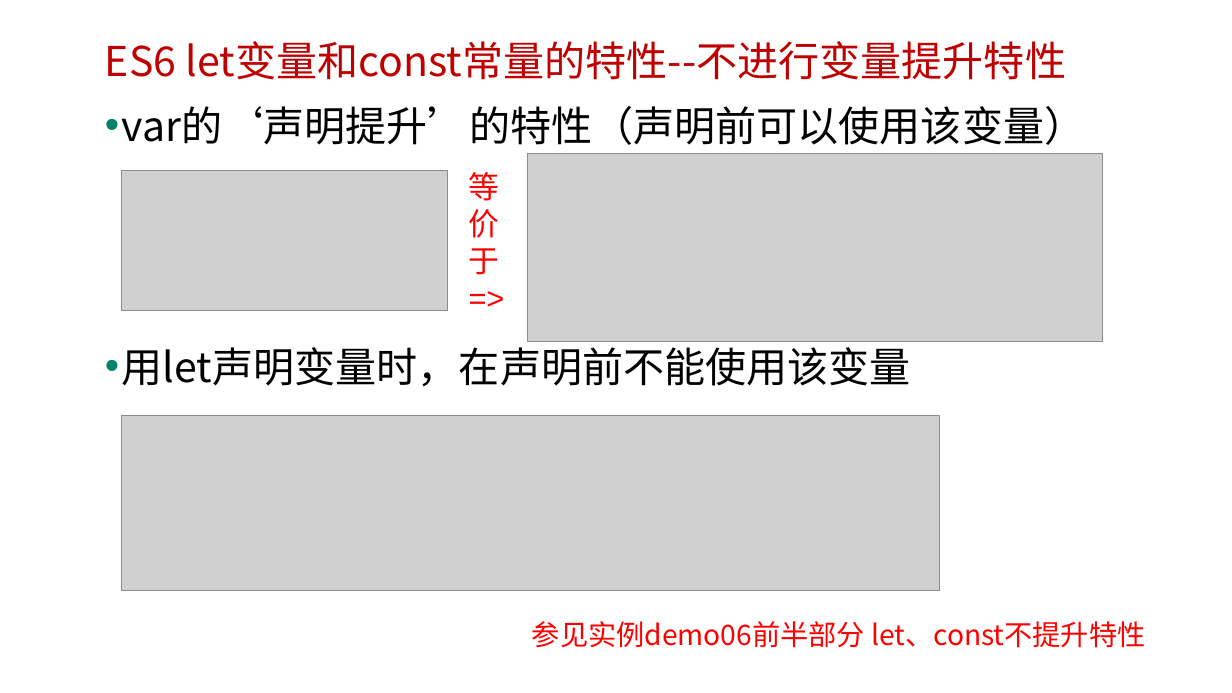
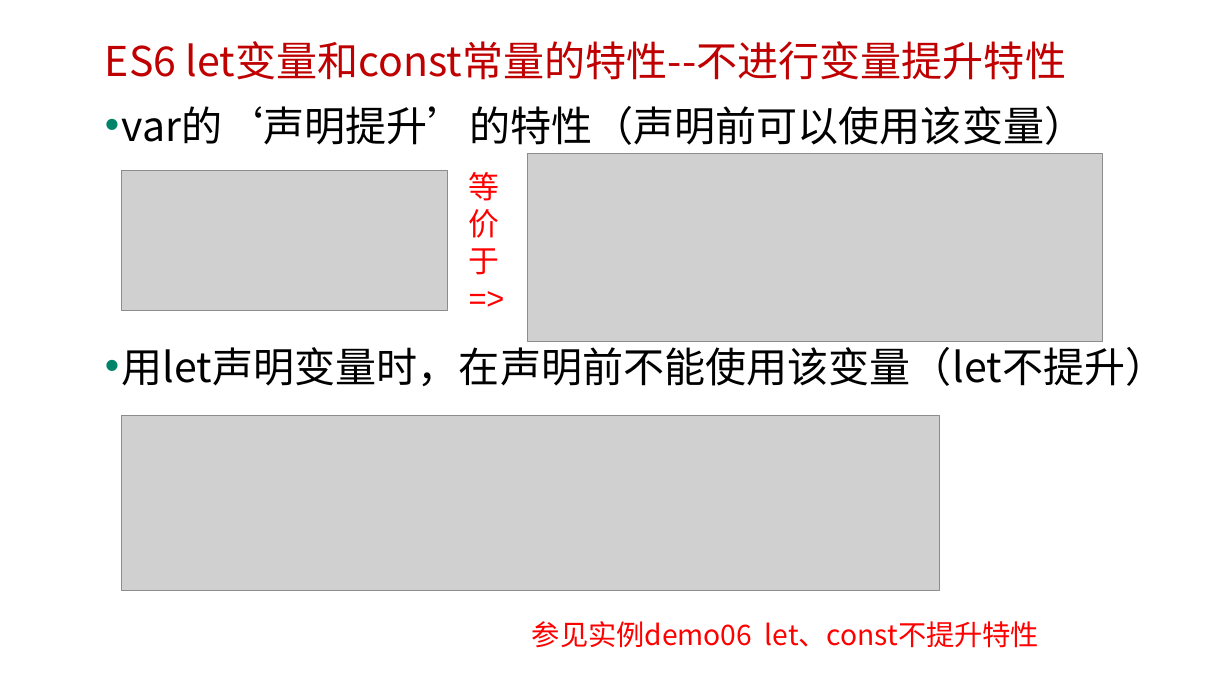
Before and after one commit to edu2act/course-javascript-advanced, a slide deck: slide 12 of 课程PPT/13.ECMAScript 6 一.pptx. Drawn at 1232x693 pixels with LibreOffice and Linux fonts; fonts in the diff are those of the drawing; grey boxes stand for pictures; background and template pictures are left out. Boxes give left, top, right and bottom in pixels: in the first picture for what was removed or moved away, otherwise in the second. Text is boxed around its words. In the diff, an @@ line names an element or a change of style, - is before the commit and + after.

```diff
--- a/课程PPT/13.ECMAScript 6 一.pptx
+++ b/课程PPT/13.ECMAScript 6 一.pptx
@@ text at (x1=122, y1=339, x2=1167, y2=387): text changed @@
-• 用let声明变量时，在声明前不能使用该变量
+• 用let声明变量时，在声明前不能使用该变量（let不提升）
@@ text at (x1=532, y1=621, x2=1039, y2=648): text changed @@
-参见实例demo06前半部分 let、const不提升特性
+参见实例demo06 let、const不提升特性
```
Also in this commit, not shown: 4 other slides changed, 4 slides added, 6 other files.
